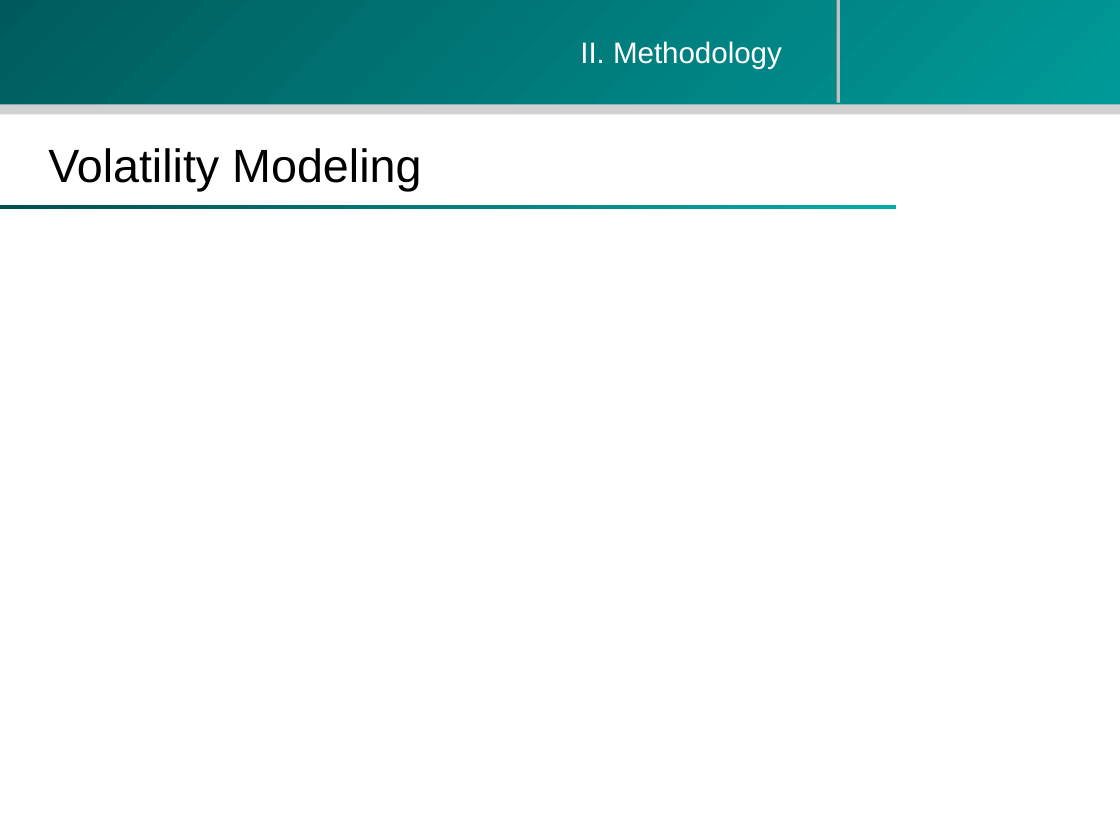
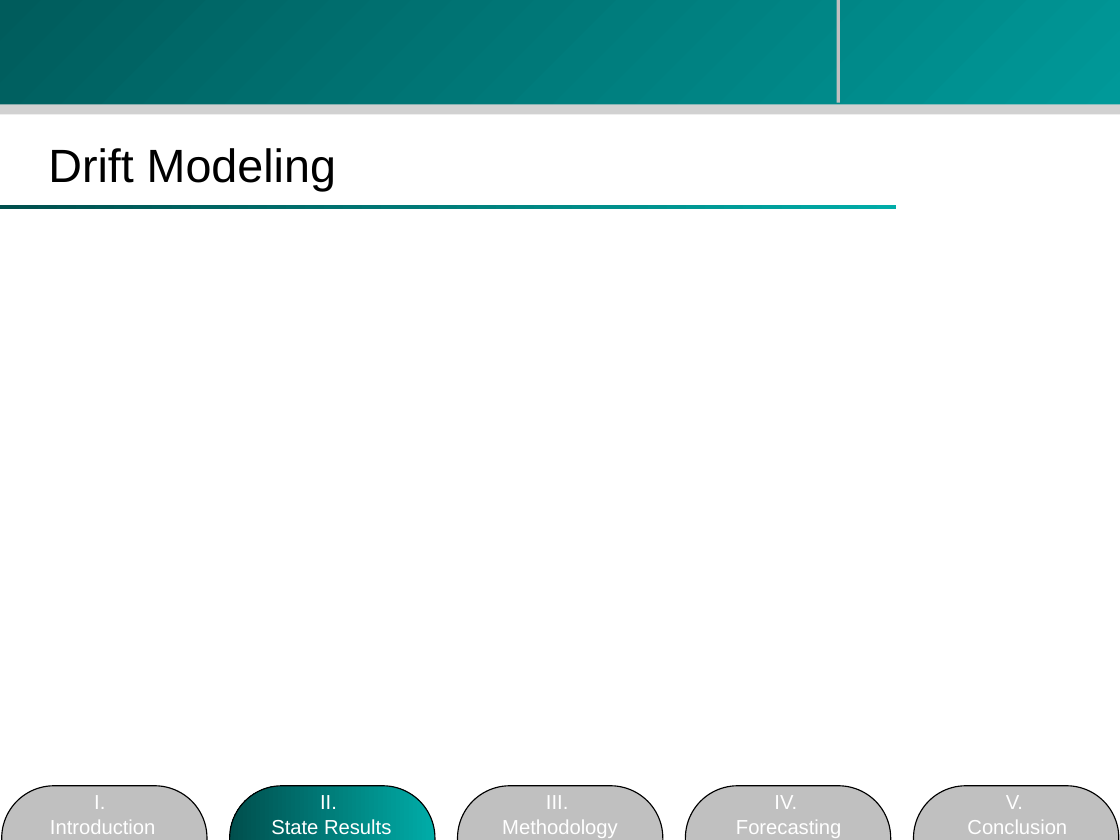
Before and after one commit to zhouzhenghui/svnrepository, a slide deck: slide 9 of SVNRepository/Presentation/M.Eng Final Presentation-take2.ppt. Drawn at 1120x840 pixels with LibreOffice and Linux fonts; fonts in the diff are those of the drawing; background and template pictures are left out. Boxes give left, top, right and bottom in pixels: in the first picture for what was removed or moved away, otherwise in the second. Text is boxed around its words. In the diff, an @@ line names an element or a change of style, - is before the commit and + after.

```diff
--- a/SVNRepository/Presentation/M.Eng Final Presentation-take2.ppt
+++ b/SVNRepository/Presentation/M.Eng Final Presentation-take2.ppt
@@ text removed at [580,41,782,68] @@
-II. Methodology
@@ text at [48,148,336,192]: text changed @@
-Volatility Modeling
+Drift Modeling
@@ rounded rectangle added at [2,786,207,840], fill #C0C0C0, outline #000000 0.74 pt @@
@@ text added at [50,795,155,834], 13 pt, text #FFFFFF @@
+I.
+Introduction
@@ rounded rectangle added at [230,786,435,840], fill gradient #00ACA8 to #004F4D, outline #000000 0.74 pt @@
@@ text added at [271,795,391,835], 13 pt, text #FFFFFF @@
+II.
+State Results
@@ rounded rectangle added at [458,786,663,840], fill #C0C0C0, outline #000000 0.74 pt @@
@@ text added at [502,795,618,838], 13 pt, text #FFFFFF @@
+III.
+Methodology
@@ rounded rectangle added at [685,786,890,840], fill #C0C0C0, outline #000000 0.74 pt @@
@@ text added at [736,795,841,838], 13 pt, text #FFFFFF @@
+IV.
+Forecasting
@@ rounded rectangle added at [914,786,1119,840], fill #C0C0C0, outline #000000 0.74 pt @@
@@ text added at [967,795,1067,834], 13 pt, text #FFFFFF @@
+V.
+Conclusion
```
Also in this commit, not shown: 3 other slides changed, 1 slide added, 1 slide removed, 2 other files.
